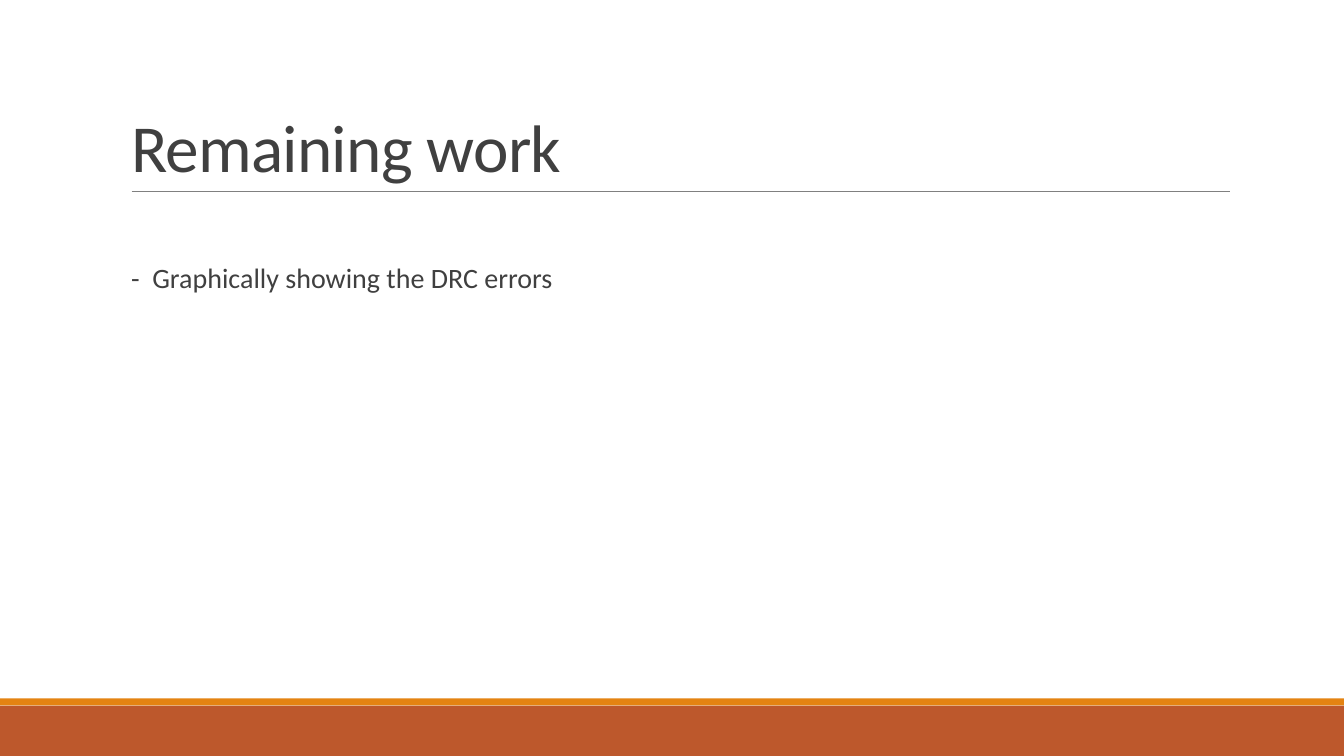
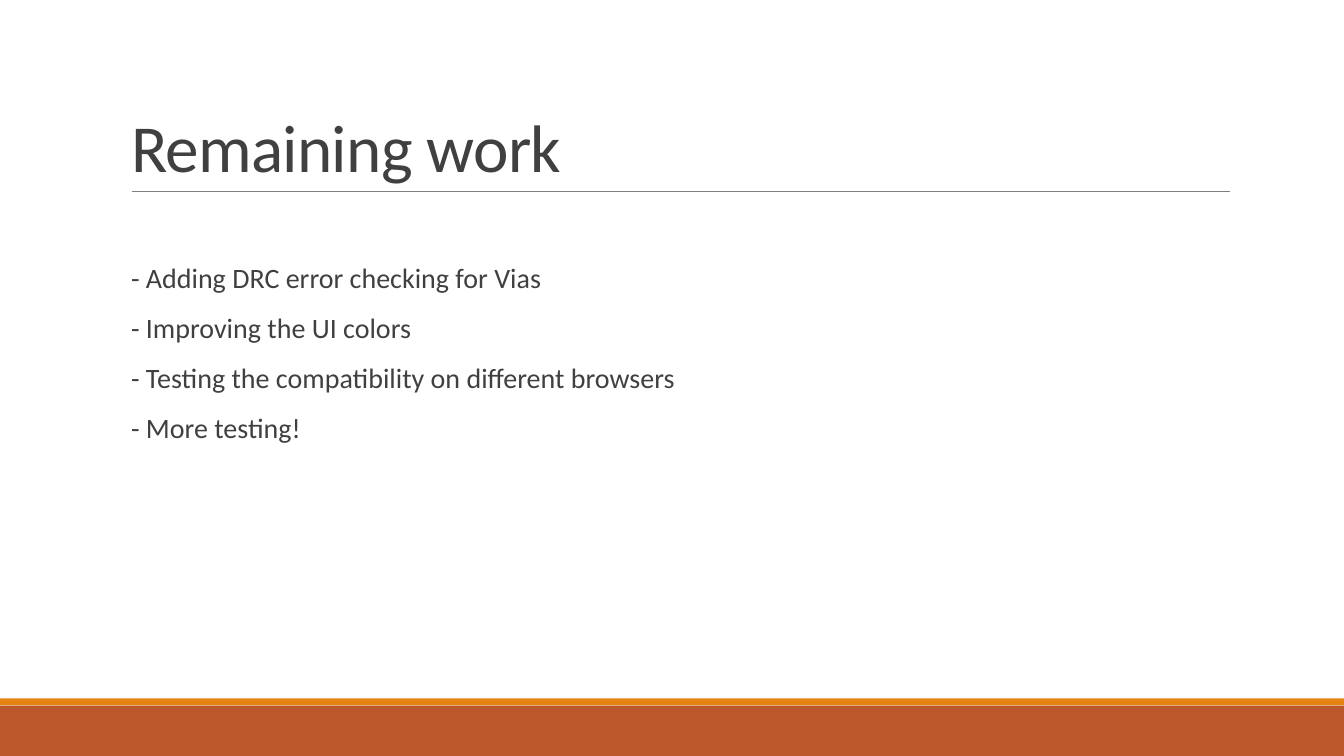
Before and after one commit to AhmedSharaf98/DEF-to-SVG, a slide deck: slide 15 of docs/DEF-LEF to SVG.pptx. Drawn at 1344x756 pixels with LibreOffice and Linux fonts; fonts in the diff are those of the drawing. Boxes give left, top, right and bottom in pixels: in the first picture for what was removed or moved away, otherwise in the second. Text is boxed around its words. In the diff, an @@ line names an element or a change of style, - is before the commit and + after.

Commit message:
Updated the remaining work section

```diff
--- a/docs/DEF-LEF to SVG.pptx
+++ b/docs/DEF-LEF to SVG.pptx
@@ text at (146,268,675,443): text changed @@
-  - Graphically showing the DRC errors
+  - Adding DRC error checking for Vias
+  - Improving the UI colors
+  - Testing the compatibility on different browsers
+  - More testing!
```
